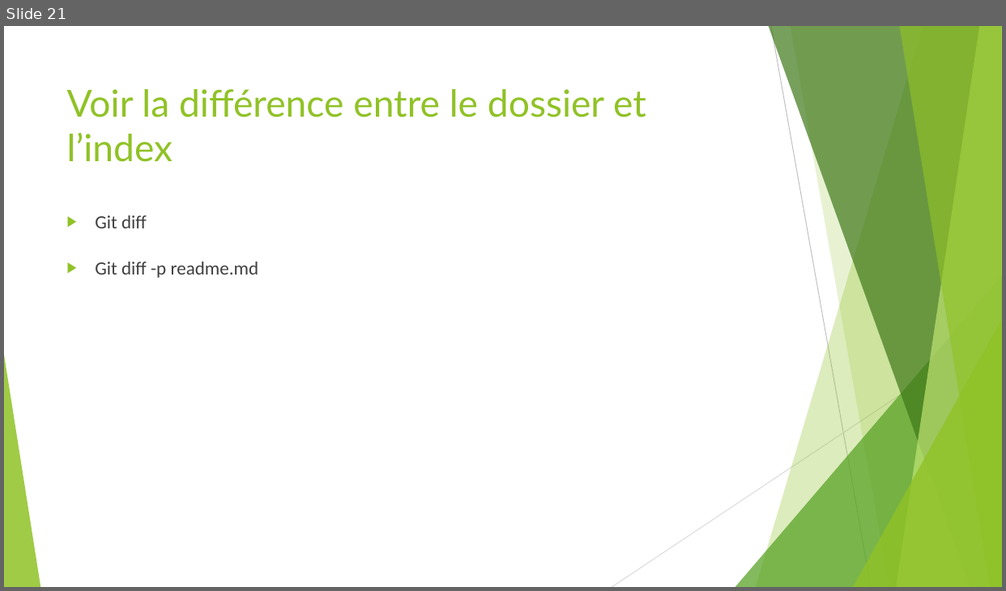
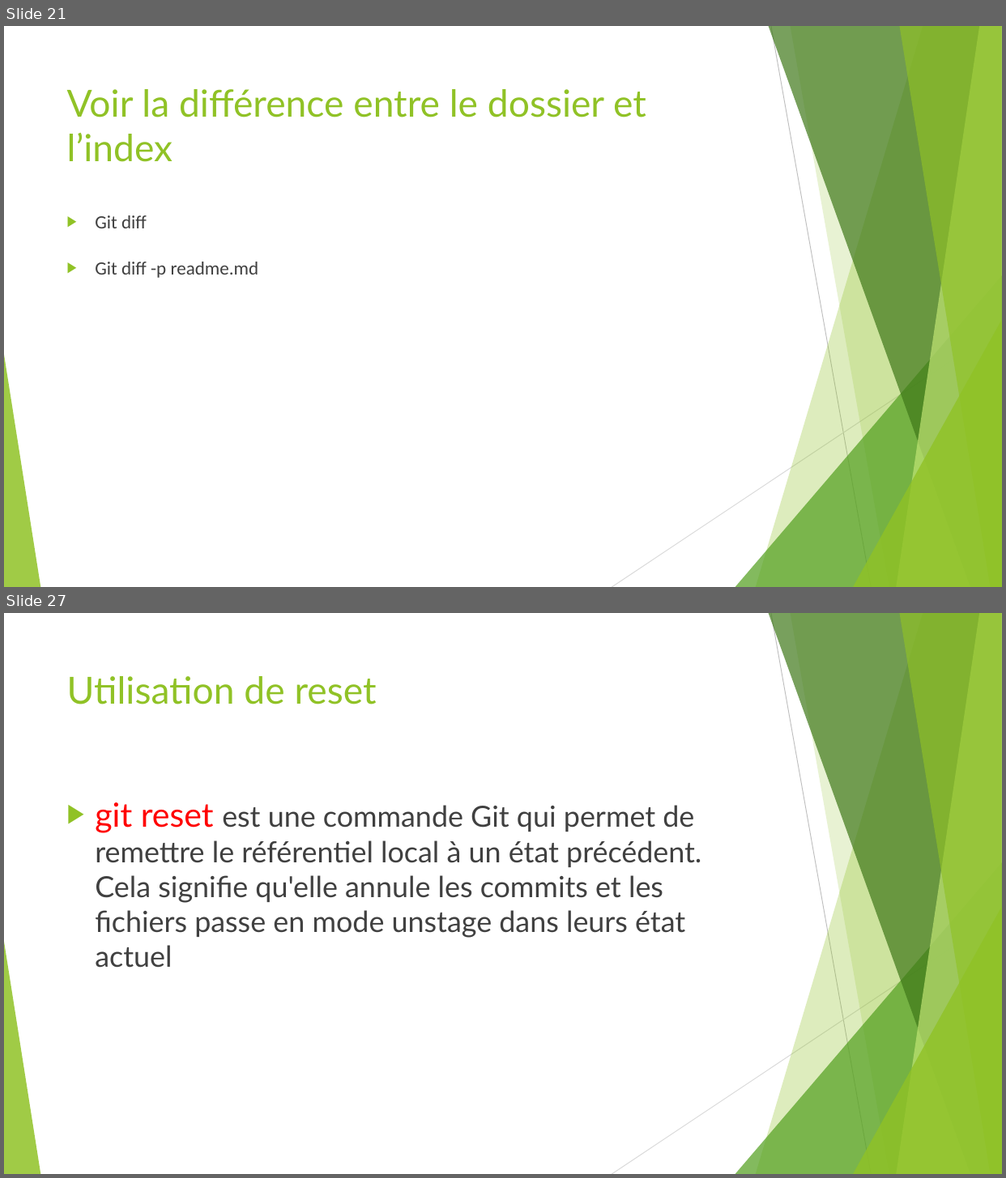
Before and after one commit to ousrah/DEV202, a slide deck: Adopter l'approche Agile/Formation Git.pptx. Shown one above the other, each under a label of ours: slide 21 before the commit, slides 21 and 27 after it; the slides between them are not shown. The pictures are 1006x591 and 1006x1178 pixels, drawn with LibreOffice and Linux fonts; fonts in the diff are those of the drawing. Boxes give left, top, right and bottom in pixels: in the first picture for what was removed or moved away, otherwise in the second. Text is boxed around its words. In the diff, an @@ line names an element or a change of style, - is before the commit and + after.

```diff
--- a/Adopter l'approche Agile/Formation Git.pptx
+++ b/Adopter l'approche Agile/Formation Git.pptx
@@ slide 27 added at bbox=[4, 613, 1002, 1174], background #FFFFFF; not listed: 10 template elements that a slide beside it also shows @@
@@ title added at bbox=[67, 676, 377, 705], 36 pt, text #90C226 @@
+Utilisation de reset
@@ text added at bbox=[95, 803, 701, 968], 28 pt, text #404040 @@
+▶ git reset est une commande Git qui permet de remettre le référentiel local à un état précédent. Cela signifie qu'elle annule les commits et les fichiers passe en mode unstage dans leurs état actuel
```
Also in this commit, not shown: 10 other slides added, 3 other files.
